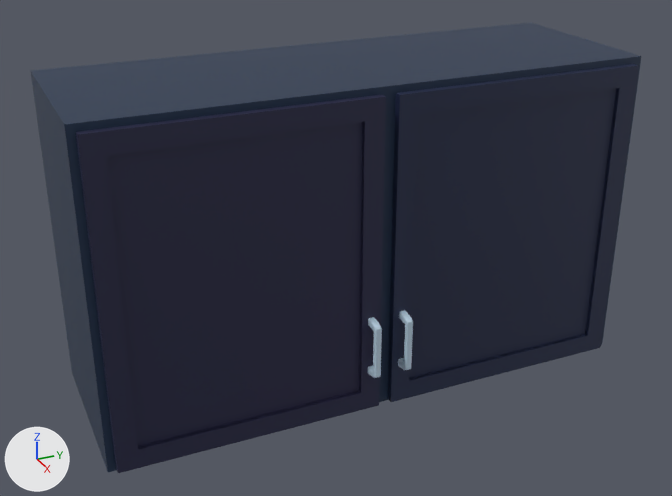
One commit to the Blender file Assets/Models/kitchen-top-cupboards.blend: the scene before it, then after it.
Rendered twice from a 50 mm camera at (2.414, -1.0, 1.446) aimed at (0.291, -0.044, 0.384). Arrows for +X, +Y and +Z are at lower left; the lights stay in place.

Names of what the first picture shows: 'Cupboard', 'Door Left', 'Door Right'.
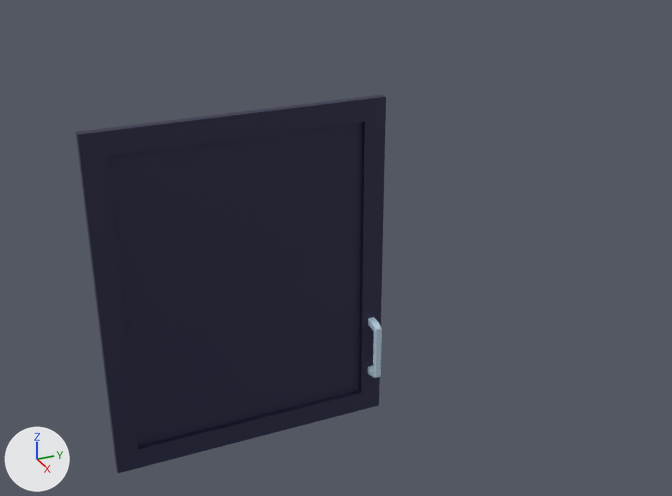
Pixel boxes (x1, y1, x2, y2) of what changed, in the pictures (672 x 496 px):
'Door Right', hidden (blue)
    before: (388, 64, 639, 402)
'Cupboard', hidden (blue)
    before: (31, 23, 641, 472)

The edits, one by one:
Object 'Cupboard' (ob_cupboard) is now hidden.
Object 'Door Right' (ob_door_right) is now hidden.
